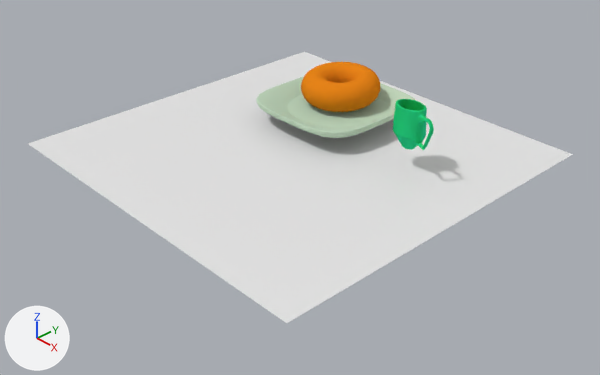
The Blender file objects/youtube secene .blend as it was, and as the next commit left it.
The view is the same before and after, from a 50 mm lens placed at (24.8, -24.0, 16.7), pointed at (1.1, -1.6, -1.7). Every picture has the same lights, and +X, +Y and +Z are marked at lower left.
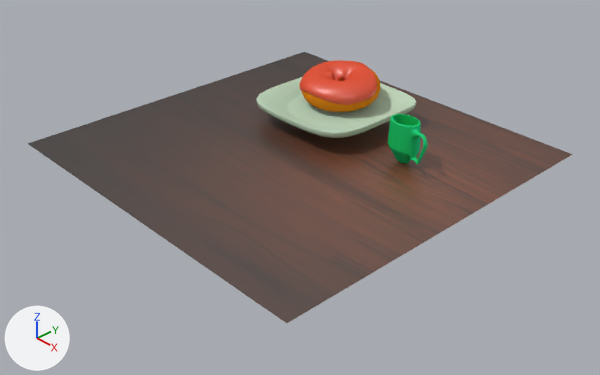
What the commit changed:
Picture 'wood alpha.jpg' (img_wood_alpha_jpg) is new.
Material 'Material' (mat_material) is new.
Uses the picture img_wood_alpha_jpg.
me_plane has 4 vertices, 1 face and spans x -1.0..1.0, y -1.0..1.0, z 0.0.
me_plane is used by ob_plane; location (-0.03, -0.69, -0.49); rotation (0.0, 0.0112, 0.0), in degrees (0, 0.6, 0); scale (8.82, 8.82, 8.82).
me_plane part 1: texture (UV) coordinates changed.
me_plane now uses material mat_material.
Object 'Cylinder' (ob_cylinder) moves from (4.46, 1.63, 1.65) to (4.06, 1.83, 0.75).
Object 'Torus.002' (ob_torus_002) is now shown.

Changed parts and their boxes [x1, y1, x2, y2] in the pictures (600 x 375 px):
'Plane', recoloured, surface changed (white to brown): [28, 52, 573, 323] in both
'Torus.002', shown: after [299, 60, 377, 105]
'Cylinder', moved: before [393, 99, 434, 150]; after [388, 114, 428, 164]
'Torus.001', unchanged, covered by the edit: before [301, 62, 380, 112]; after [302, 70, 380, 112]
